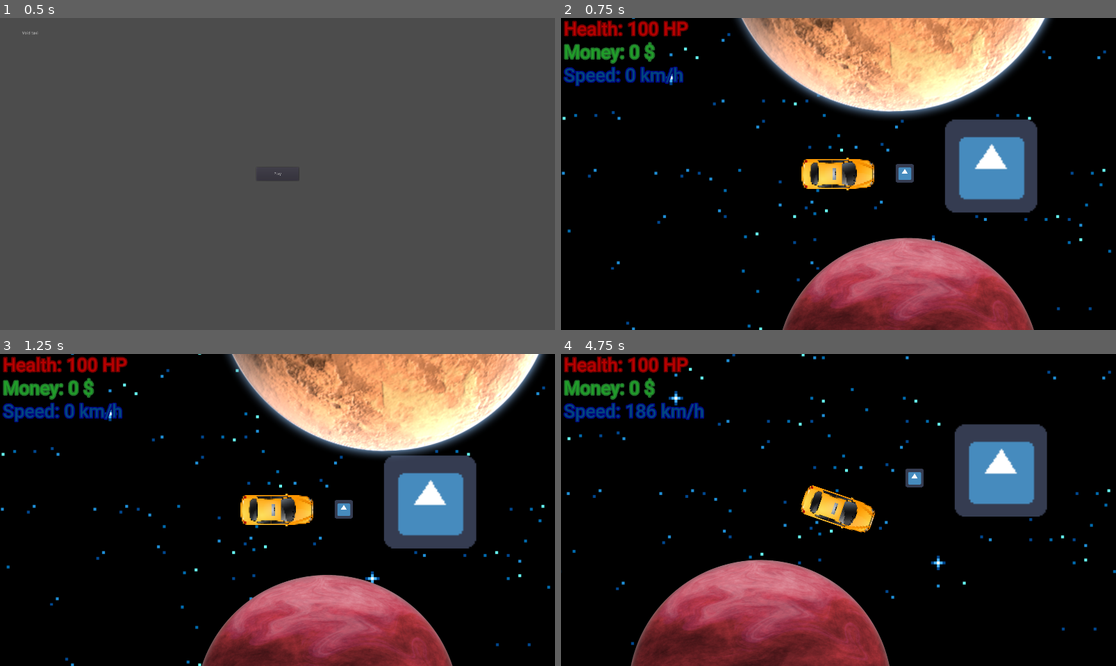
Above: before the commit, frames 1-4 (two rows, left to right).
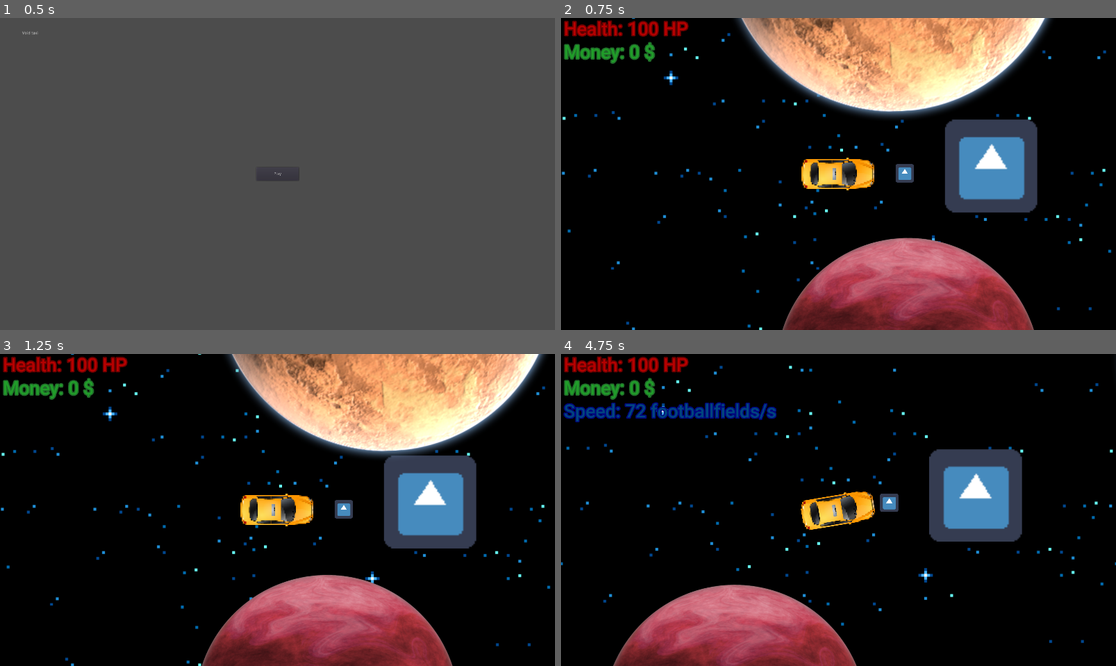
Above: after the commit, the same moments.

Repository: game-jam-team-gut/void-taxi
Game: Godot game, scene res://MainMenu.tscn
Two runs of this game, one before a commit and one after it. Both use one fixed random seed, a clock stepped at 60 frames per second and the inputs below. The engine's default icon, where the game draws it, is replaced by a stand-in: a white triangle on a blue panel in a dark square.
Inputs:
- Up to frame 1 (0.5 s): no input
- Up to frame 2 (0.75 s): click "Play" at 0.5 s
- Up to frame 3 (1.25 s): no input
- Up to frame 4 (4.75 s): hold Right (ui_right) 1.28-2.03 s; hold Down (ui_down) 2.03-2.78 s; hold Right (ui_right) 2.78-3.53 s; hold Up (ui_up) 3.53-4.28 s; hold Left (ui_left) from 4.28 s (still down)

Frame 1 is identical in both runs. In frame 2, 0.8% of the frame differs, in the area x 0-23%, y 15-23%; in frame 3, 0.8%; in frame 4, 21%, in the area x 0-100%, y 0-100%.

Commit message:
Speed fix

Diff:
--- a/Void/Taxi.gd
+++ b/Void/Taxi.gd
@@ -3,8 +3,8 @@
 const INITIAL_SPEED = 0
 const ROTATION_FACTOR = 1.1
 const MIN_SPEED_TO_ROTATE = 55
-const MAX_FORWARD_SPEED = 220
-const MAX_BACKWARDS_SPEED = 110
+const MAX_FORWARD_SPEED = 4400
+const MAX_BACKWARDS_SPEED = 2200
 const FORWARD_ACCELERATION = 4
 const BACKWARDS_ACCELERATION = 2
 const SLOWING_FACTOR_WHEN_MOVING_FORWARD = 4
@@ -39,8 +39,6 @@
 		if(speed < 0):
 			speed += 32 #brakes
 		velocity = Vector2(speed, 0).rotated(rotation)
-	else:
-		speed -= FORWARD_ACCELERATION #don't delete
 
 	if Input.is_action_pressed('ui_down'): #backwards
 		if (speed > -MAX_BACKWARDS_SPEED):
@@ -48,7 +46,6 @@
 			if(speed > 0):
 				speed -= 32 #brakes
 		velocity = Vector2(speed, 0).rotated(rotation)
-	else: speed += FORWARD_ACCELERATION #don't delete
 
 	if Input.is_action_pressed('ui_up') == false and Input.is_action_pressed('ui_down') == false: #slowing down after no user input
 		if (speed > 0):
@@ -74,10 +71,10 @@
 	collision = move_and_collide(velocity * delta) #registering collisions for bounce mechanic
 	$CanvasLayer/VBoxContainer/Health.text = "Health: " + var2str(health) + " HP" #current health
 	$CanvasLayer/VBoxContainer/Money.text = "Money: " + var2str(money) + " $" #current money
-	if(speed >= 0): #current speed
-		$CanvasLayer/VBoxContainer/Speed.text = "Speed: " + var2str(speed) + " km/h"
+	if(speed > 0): #current speed
+		$CanvasLayer/VBoxContainer/Speed.text = "Speed: " + var2str(speed) + " footballfields/s"
 	if(speed < 0): #current speed
-		$CanvasLayer/VBoxContainer/Speed.text = "Speed: " + var2str(-speed) + " km/h"
+		$CanvasLayer/VBoxContainer/Speed.text = "Speed: " + var2str(-speed) + " footballfields/s"
 	if(health<=0): #game over
 		get_tree().change_scene("res://MainMenu.tscn")
 
